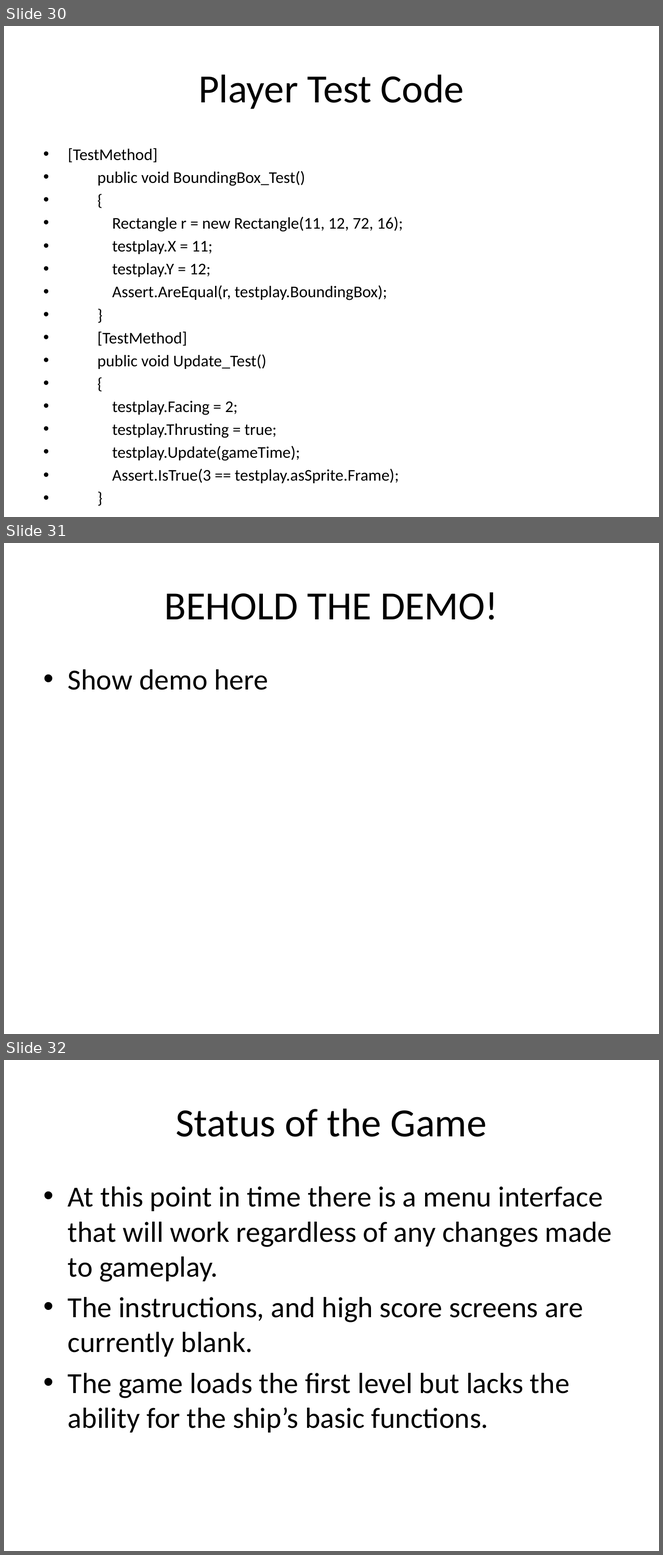
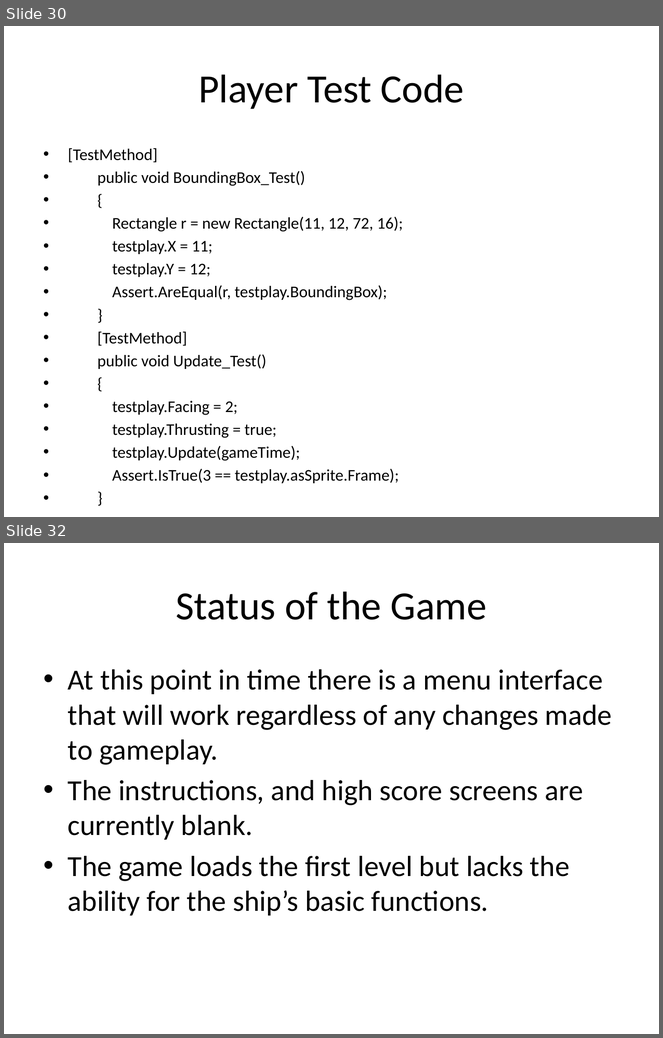
Before and after one commit to csce3513/Team15, a slide deck: Project Starfighter 1.0.pptx. Shown one above the other, each under a label of ours: slides 30, 31 and 32 before the commit, slides 30 and 32 after it; the slides between them are not shown. The pictures are 663x1555 and 663x1038 pixels, drawn with LibreOffice and Linux fonts; fonts in the diff are those of the drawing; background and template pictures are left out. Boxes give left, top, right and bottom in pixels: in the first picture for what was removed or moved away, otherwise in the second. Text is boxed around its words. In the diff, an @@ line names an element or a change of style, - is before the commit and + after.

```diff
--- a/Project Starfighter 1.0.pptx
+++ b/Project Starfighter 1.0.pptx
@@ slide 31 removed at box(4, 543, 659, 1034), background picture (left out) @@
@@ title removed at box(164, 592, 499, 620) @@
-BEHOLD THE DEMO!
@@ text removed at box(68, 669, 268, 690) @@
-• Show demo here
```
Also in this commit, not shown: 1 slide added, 5 other files.
